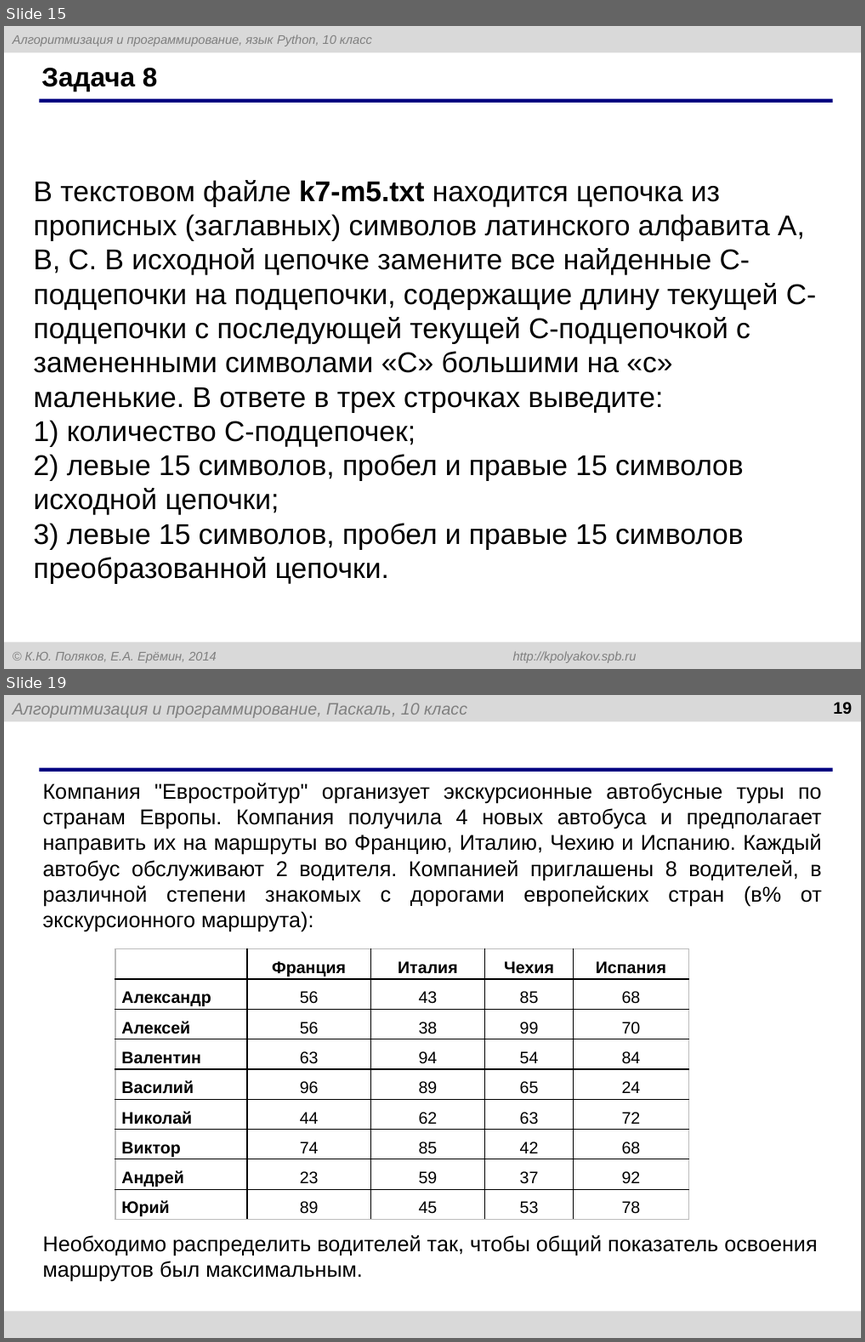
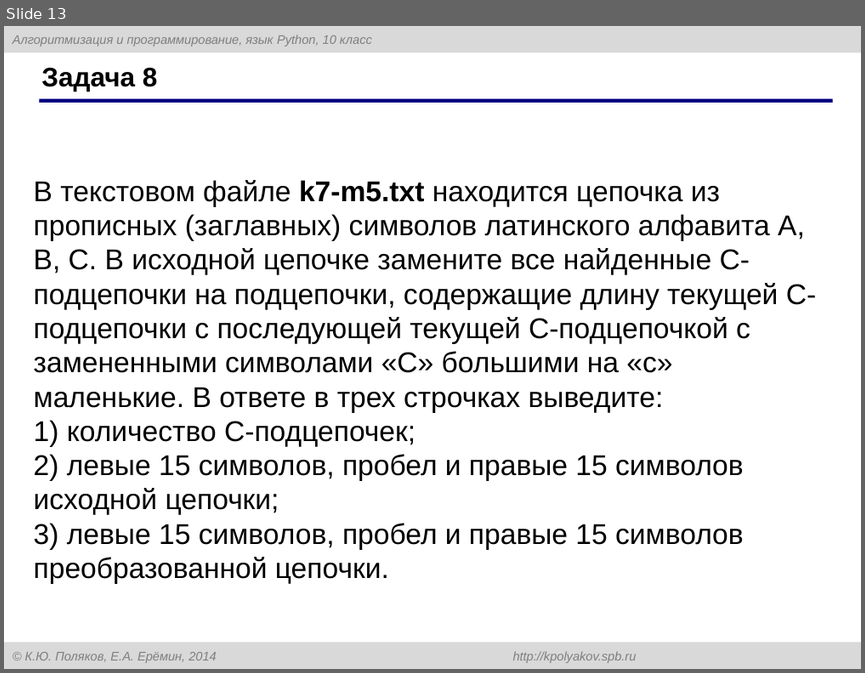
Before and after one commit to myrzh/ict-homework, a slide deck: grade10/quarter3/temp_pptx.pptx. Shown one above the other, each under a label of ours: slides 15 and 19 before the commit, slide 13 after it; the slides between them are not shown. The pictures are 865x1342 and 865x673 pixels, drawn with LibreOffice and Linux fonts; fonts in the diff are those of the drawing. Boxes give left, top, right and bottom in pixels: in the first picture for what was removed or moved away, otherwise in the second. Text is boxed around its words. In the diff, an @@ line names an element or a change of style, - is before the commit and + after.

```diff
--- a/grade10/quarter3/temp_pptx.pptx
+++ b/grade10/quarter3/temp_pptx.pptx
@@ slide 19 removed at <box>4,695,861,1338</box>, background #FFFFFF; not listed: 1 template element that a slide beside it also shows @@
@@ rectangle removed at <box>4,695,861,721</box> @@
-Алгоритмизация и программирование, Паскаль, 10 класс
@@ page number removed at <box>833,702,851,714</box> @@
-19
@@ text removed at <box>43,783,822,932</box> @@
-Компания "Евростройтур" организует экскурсионные автобусные туры по странам Европы. Компания получила 4 новых автобуса и предполагает направить их на маршруты во Францию, Италию, Чехию и Испанию. Каждый автобус обслуживают 2 водителя. Компанией приглашены 8 водителей, в различной степени знакомых с дорогами европейских стран (в% от экскурсионного маршрута):
@@ table removed at <box>115,948,688,1219</box>, 9 rows, 5 columns @@
- | Франция | Италия | Чехия | Испания
-Александр | 56 | 43 | 85 | 68
-Алексей | 56 | 38 | 99 | 70
-Валентин | 63 | 94 | 54 | 84
-Василий | 96 | 89 | 65 | 24
-Николай | 44 | 62 | 63 | 72
-Виктор | 74 | 85 | 42 | 68
-Андрей | 23 | 59 | 37 | 92
-Юрий | 89 | 45 | 53 | 78
@@ text removed at <box>43,1235,817,1281</box> @@
-Необходимо распределить водителей так, чтобы общий показатель освоения маршрутов был максимальным.
@@ rectangle removed at <box>4,1311,861,1338</box> @@
@@ what was slide 15 is now slide 13 @@
```
Also in this commit, not shown: 9 other slides removed.
